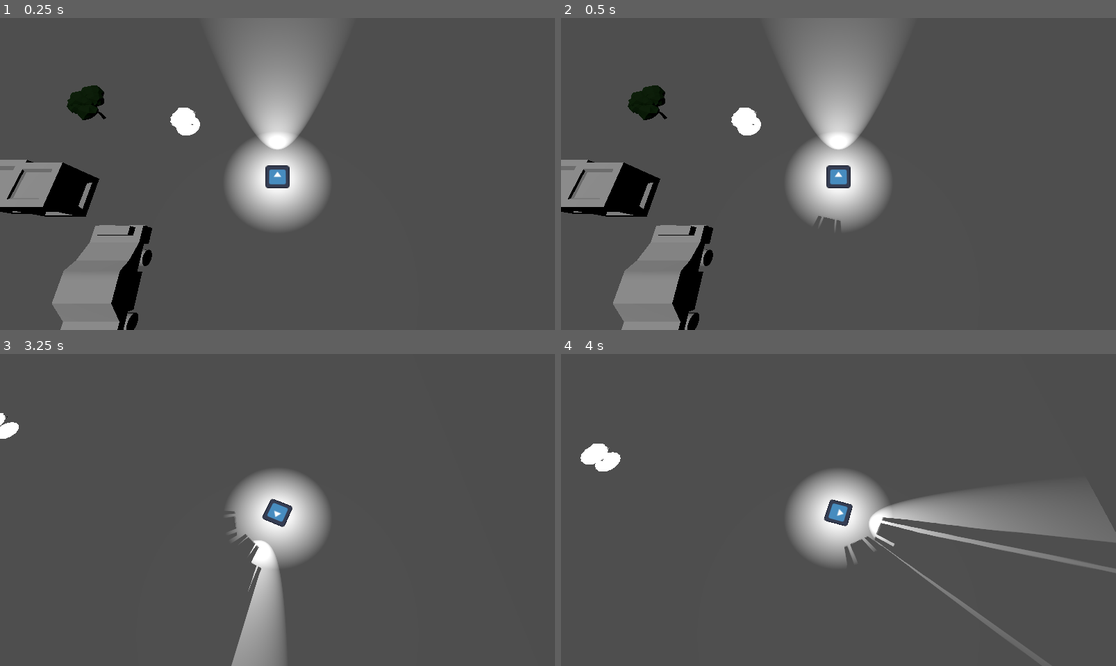
Above: before the commit, frames 1-4 (two rows, left to right).
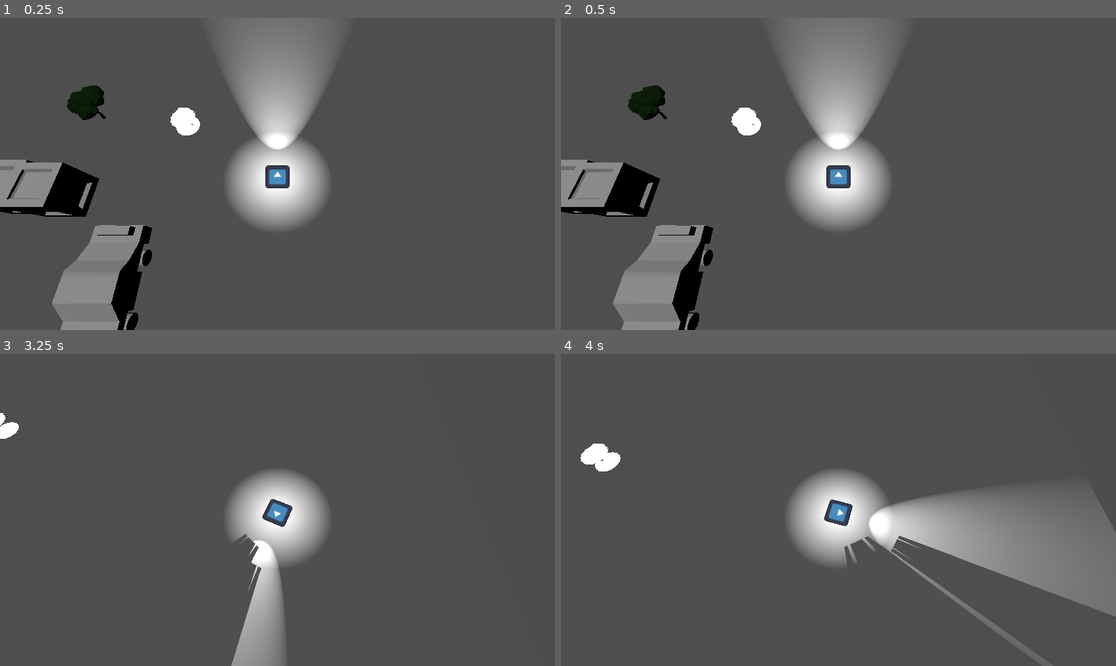
Above: after the commit, the same moments.

Repository: lekaii/Game-project-3
Game: Godot game, scene res://Mainscene.tscn
Two runs of this game, one before a commit and one after it. Both use one fixed random seed, a clock stepped at 60 frames per second and the inputs below. The engine's default icon, where the game draws it, is replaced by a stand-in: a white triangle on a blue panel in a dark square.
Inputs (mouse positions are in pixels of both pictures, inside the frame that each line leads up to):
- Up to frame 1 (0.25 s): no input
- Up to frame 2 (0.5 s): no input
- Up to frame 3 (3.25 s): move the mouse to (399, 494) at 0.52 s; hold D (move_right) 0.53-1.28 s; move the mouse to (166, 525) at 1.27 s; hold S (move_down) 1.28-2.03 s; move the mouse to (333, 441) at 2.02 s; hold D (move_right) 2.03-2.78 s; move the mouse to (249, 572) at 2.77 s; hold W (move_up) from 2.78 s (still down)
- Up to frame 4 (4 s): move the mouse to (1005, 556) at 3.52 s; release W (move_up) at 3.53 s; hold A (move_left) from 3.53 s (still down)

Frame 1 is identical in both runs. In frame 2, 0.1% of the frame differs, in the area x 45-51%, y 63-68%; in frame 3, less than 0.1%; in frame 4, 5.4%, in the area x 56-100%, y 52-97%.

Commit message:
added ghostsound and listener to it with dropoof based on distance

Diff:
--- a/Mainscene.tscn
+++ b/Mainscene.tscn
@@ -7,7 +7,9 @@
 [ext_resource type="PackedScene" uid="uid://6crpla3gpec" path="res://Free 3D Modular Game Assets For Prototyping/Sample 3/Sample 3.fbx" id="5_7bgwg"]
 [ext_resource type="PackedScene" uid="uid://ber13no23304s" path="res://ghost.tscn" id="6_eacfm"]
 [ext_resource type="PackedScene" uid="uid://cg6r87uj1fr1q" path="res://drowned_man.tscn" id="7_asxeo"]
+[ext_resource type="AudioStream" uid="uid://b2i2ilasg1eq2" path="res://Audio/horror-ghost-test-final1.wav" id="7_e2pye"]
 [ext_resource type="PackedScene" uid="uid://sv4mn1xs3wsj" path="res://table.glb" id="8_0ih8o"]
+[ext_resource type="Script" uid="uid://bt1yehaseuyi7" path="res://Scripts/ghost_sound.gd" id="8_7j24p"]
 [ext_resource type="PackedScene" uid="uid://b6k0lspcg8whm" path="res://tree.glb" id="9_gkbv1"]
 
 [node name="Node3D" type="Node3D"]
@@ -45,9 +47,16 @@
 
 [node name="Ghost" parent="." instance=ExtResource("6_eacfm")]
 transform = Transform3D(0.08, 0, 0, 0, 0.08, 0, 0, 0, 0.08, 0.99831, 0, 8.56802)
+visible = false
 
 [node name="Ghost2" parent="." instance=ExtResource("6_eacfm")]
 transform = Transform3D(0.08, 0, 0, 0, 0.08, 0, 0, 0, 0.08, 2.65906, 9.53674e-07, 12.9244)
+
+[node name="AudioStreamPlayer3D" type="AudioStreamPlayer3D" parent="Ghost2" node_paths=PackedStringArray("player")]
+stream = ExtResource("7_e2pye")
+autoplay = true
+script = ExtResource("8_7j24p")
+player = NodePath("../../Player")
 
 [node name="Ghost3" parent="." instance=ExtResource("6_eacfm")]
 transform = Transform3D(0.07, 0, 0, 0, 0.07, 0, 0, 0, 0.07, 1.59191, 0, 9.98833)
--- /dev/null
+++ b/Scripts/ghost_sound.gd
@@ -0,0 +1,9 @@
+extends AudioStreamPlayer3D
+
+@export var player: Node3D #drag player object in inspector to here
+
+func _process(delta):
+	#volume drops of farther the player is
+	if player:
+		var distance = global_position.distance_to(player.global_position)
+		volume_db = linear_to_db((1.0 / max(distance, 1))**2) #modify or remove exponent to change volume drop-off
Not shown, added: Audio/horror-ghost-test-final1.wav.import
Not shown: 1 places in Mainscene.tscn that only renumber resources
Not shown, added: Scripts/ghost_sound.gd.uid
Not shown, added: Audio/horror-ghost-test-final1.wav
